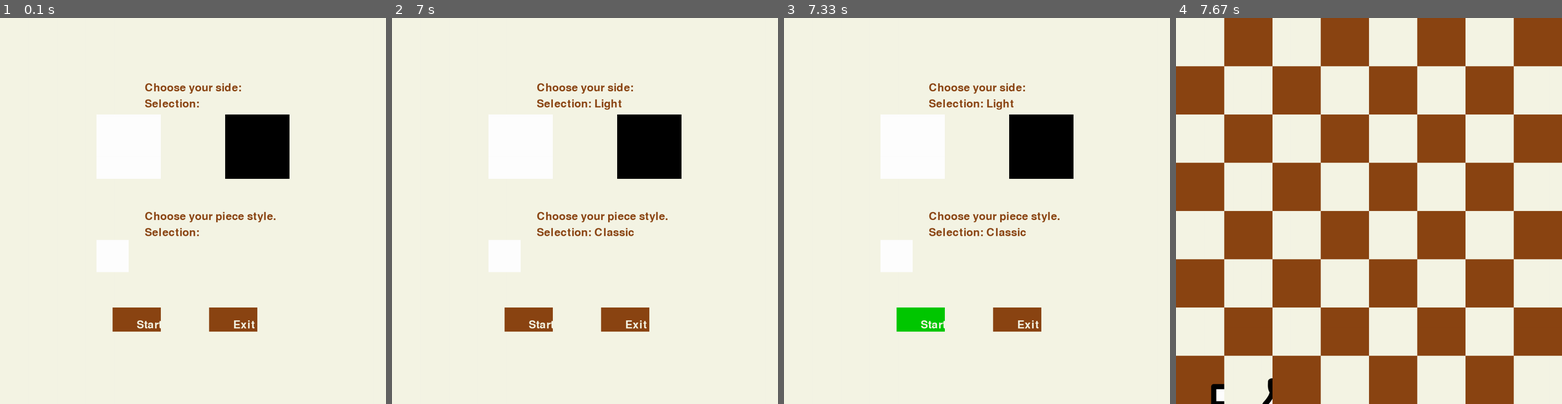
Above: before the commit, frames 1-4 (left to right).
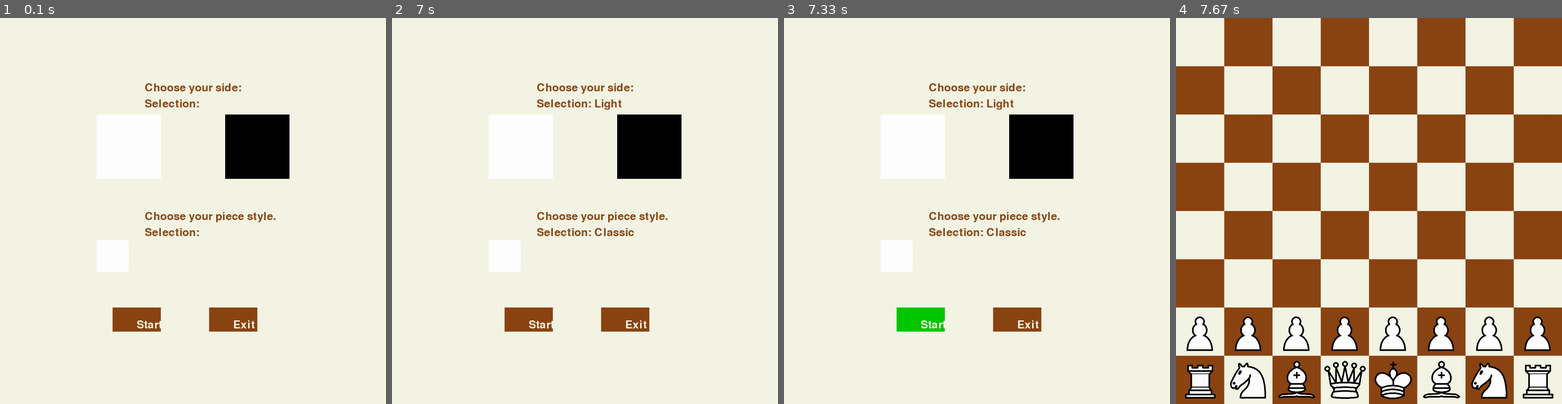
Above: after the commit, the same moments.

Repository: WilliamBayliss/Chess-Pygame
Game: pygame game, started from chess.py
Two runs of this game, one before a commit and one after it. Both use one fixed random seed, a clock stepped at 60 frames per second and the inputs below.
Inputs (mouse positions are in pixels of both pictures, inside the frame that each line leads up to):
- Up to frame 1 (0.1 s): no input
- Up to frame 2 (7 s): click "Start" at 0.38 s; click (588, 238) at 0.72 s; click (492, 133) at 2.15 s; click (565, 311) at 2.48 s; click (530, 129) at 3.32 s; click (685, 176) at 3.65 s; click (666, 141) at 4.48 s; click (473, 137) at 4.82 s; click (500, 141) at 5.65 s; click (527, 322) at 5.98 s; click (469, 353) at 6.32 s; click (507, 241) at 6.65 s; click (546, 195) at 6.98 s
- Up to frame 3 (7.33 s): click "Start" at 7.32 s
- Up to frame 4 (7.67 s): no input

Frames 1-3 are identical in both runs. In frame 4, 7.7% of the frame differs, in the area x 2-98%, y 77-100%.

Commit message:
Player piece initial placement working and sprites drawing as intended

Diff:
--- a/chess.py
+++ b/chess.py
@@ -39,23 +39,20 @@
             "King": [],
         }
         for x in range(7):
-            piece = Piece(self, "Pawn")
-            pieces["Pawn"].append(piece)
+            pieces["Pawn"].append(Piece(self, "Pawn"))
         for x in range(2):
-            piece = Piece(self, "Knight")
-            pieces["Knight"].append(piece)
+            pieces["Knight"].append(Piece(self, "Knight"))
         for x in range(2):
-            piece = Piece(self, "Bishop")
-            pieces["Bishop"].append(piece)
+            pieces["Bishop"].append(Piece(self, "Bishop"))
         for x in range(2):
-            piece = Piece(self, "Rook")
-            pieces["Rook"].append(piece)
+            pieces["Rook"].append(Piece(self, "Rook"))
 
         queen = Piece(self, "Queen")
         pieces["Queen"].append(queen)
 
         king = Piece(self, "King")
         pieces["King"].append(king)
+        print(pieces)
         return pieces
 
     def muster_armies(self, board):
@@ -70,34 +67,40 @@
             for square in front_line:
                 pawn.square = square
                 square.piece = pawn
+
         for knight in self.pieces["Knight"]:
             if back_line[1].piece is None:
                 knight.square = back_line[1]
                 back_line[1].piece = knight
-            elif back_line[6] is None:
+            elif back_line[6].piece is None:
                 knight.square = back_line[6]
                 back_line[6].piece = knight
+
         for bishop in self.pieces["Bishop"]:
             if back_line[2].piece is None:
                 bishop.square = back_line[1]
                 back_line[2].piece = bishop
-            elif back_line[5] is None:
+            elif back_line[5].piece is None:
                 bishop.square = back_line[5]
                 back_line[5].piece = bishop
+
         for rook in self.pieces["Rook"]:
             if back_line[0].piece is None:
-                rook.square = back_line[1]
+                rook.square = back_line[0]
                 back_line[0].piece = rook
-            elif back_line[7] is None:
-                rook.square = back_line[5]
+            elif back_line[7].piece is None:
+                rook.square = back_line[7]
                 back_line[7].piece = rook
 
-        self.pieces["Queen"][0].square = back_line[3]
-        back_line[3].square = self.pieces["Queen"][0]
-
-        self.pieces["King"][0].square = back_line[4]
-        back_line[4].piece = self.pieces["King"][0]
-
+        for queen in self.pieces["Queen"]:
+            if back_line[3].piece is None:
+                queen.square = back_line[3]
+                back_line[3].piece = queen
+
+        for king in self.pieces["King"]:
+            if back_line[4].piece is None:
+                king.square = back_line[4]
+                back_line[4].piece = king
 
 
 class Square:
@@ -140,15 +143,15 @@
             row_index = self.board_data.index(row)
             for square in row:
                 col_index = row.index(square)
-                pygame.draw.rect(screen, square.colour, (col_index * square.size, row_index * square.size, square.size, square.size))
+                square_rect = pygame.Rect(col_index * square.size, row_index * square.size, square.size, square.size)
+                pygame.draw.rect(screen, square.colour, square_rect)
                 if square.piece is not None:
                     sprite = square.piece.image
+                    sprite = pygame.transform.scale(sprite, square_rect.size)
                     sprite_rect = sprite.get_rect()
-                    sprite_rect.topleft = (col_index * square.size, row_index * square.size)
+                    sprite_rect.center = square_rect.center
                     screen.blit(sprite, sprite_rect)
                     pygame.display.update()
-                else:
-                    print("NO PIECE")
 
 
 
